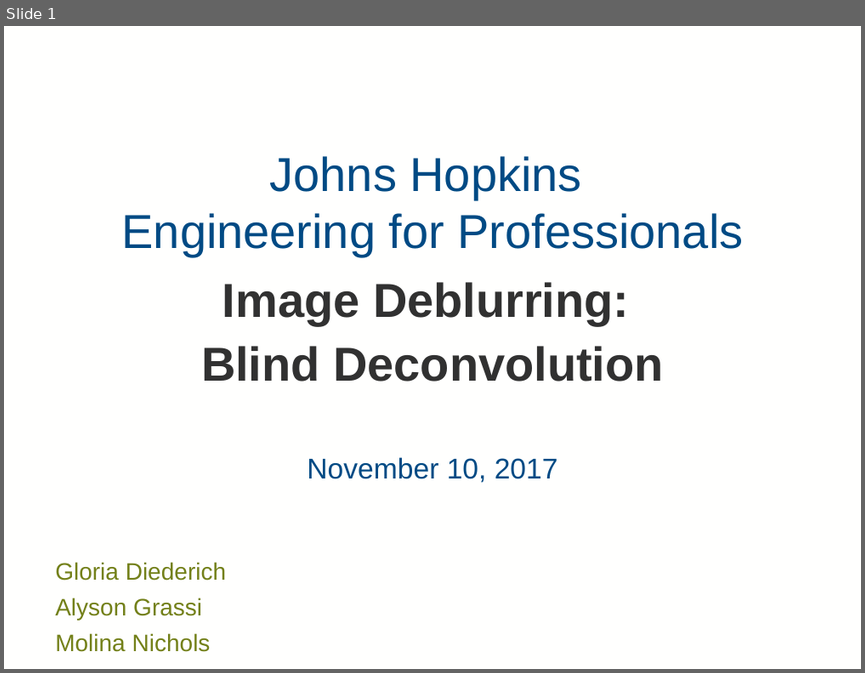
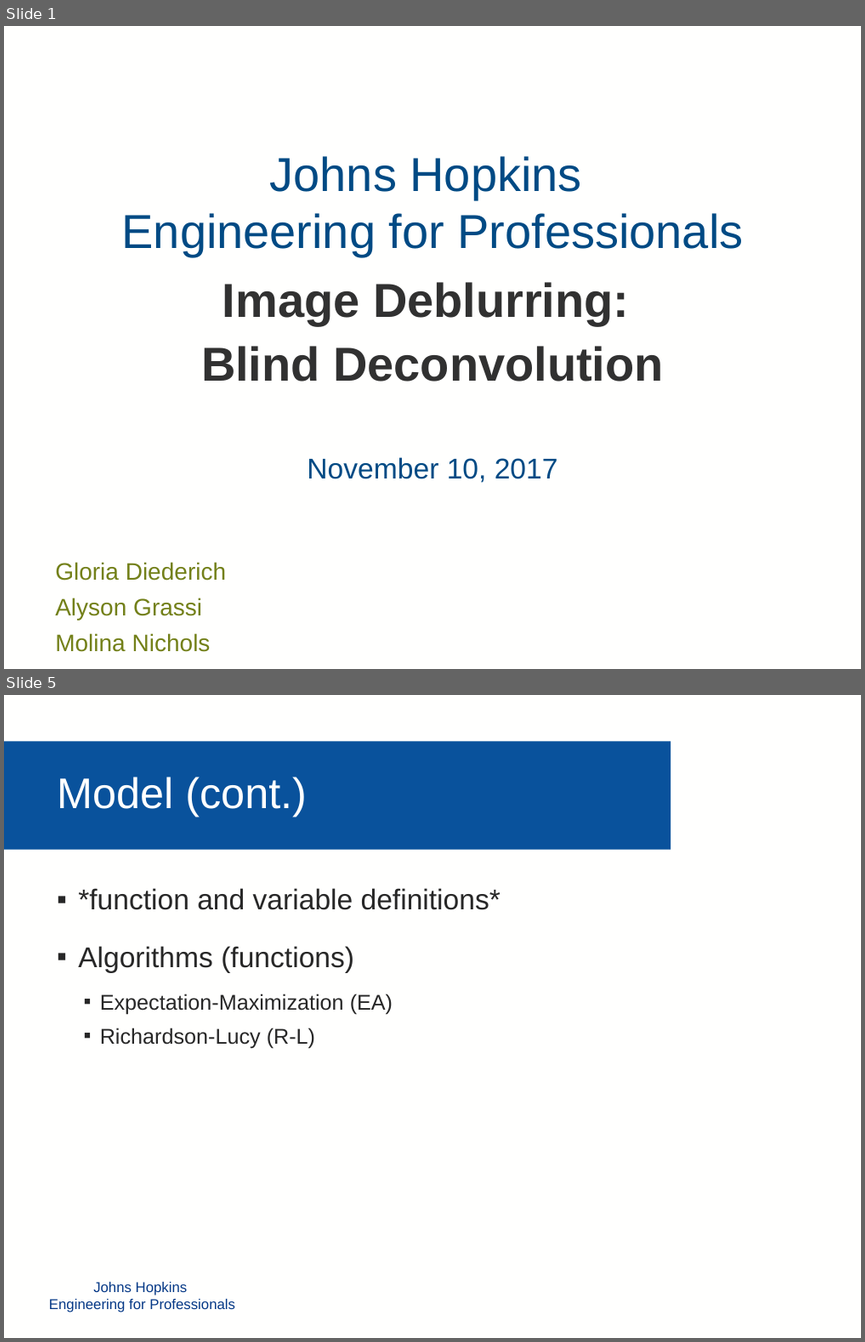
Before and after one commit to mollyn/matrixTheoryProject, a slide deck: Diederich_Grassi_Nichols_PPT.pptx. Shown one above the other, each under a label of ours: slide 1 before the commit, slides 1 and 5 after it; the slides between them are not shown. The pictures are 865x673 and 865x1342 pixels, drawn with LibreOffice and Linux fonts; fonts in the diff are those of the drawing; background and template pictures are left out. Boxes give left, top, right and bottom in pixels: in the first picture for what was removed or moved away, otherwise in the second. Text is boxed around its words. In the diff, an @@ line names an element or a change of style, - is before the commit and + after.

```diff
--- a/Diederich_Grassi_Nichols_PPT.pptx
+++ b/Diederich_Grassi_Nichols_PPT.pptx
@@ slide 5 added at (4,695,861,1338), background #FFFFFE @@
@@ rectangle added at (4,741,670,849), fill #09529C @@
@@ text added at (57,777,307,817), 36 pt, text #FFFFFE @@
+Model (cont.)
@@ text added at (78,888,500,1048), 24 pt, text #272727 @@
+▪ *function and variable definitions*
+▪ Algorithms (functions)
+  ▪ Expectation-Maximization (EA)
+  ▪ Richardson-Lucy (R-L)
@@ text added at (49,1281,235,1312), 12 pt, text #053886 @@
+Johns Hopkins
+Engineering for Professionals
```
Also in this commit, not shown: 5 other slides added, 5 slides removed.
